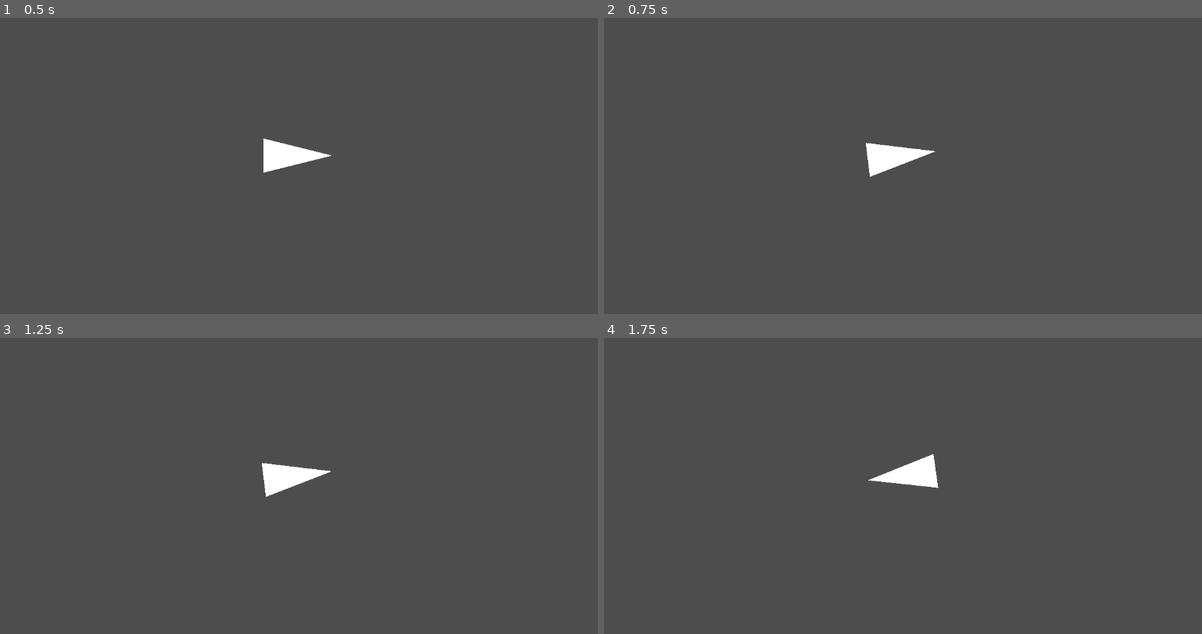
Above: before the commit, frames 1-4 (two rows, left to right).
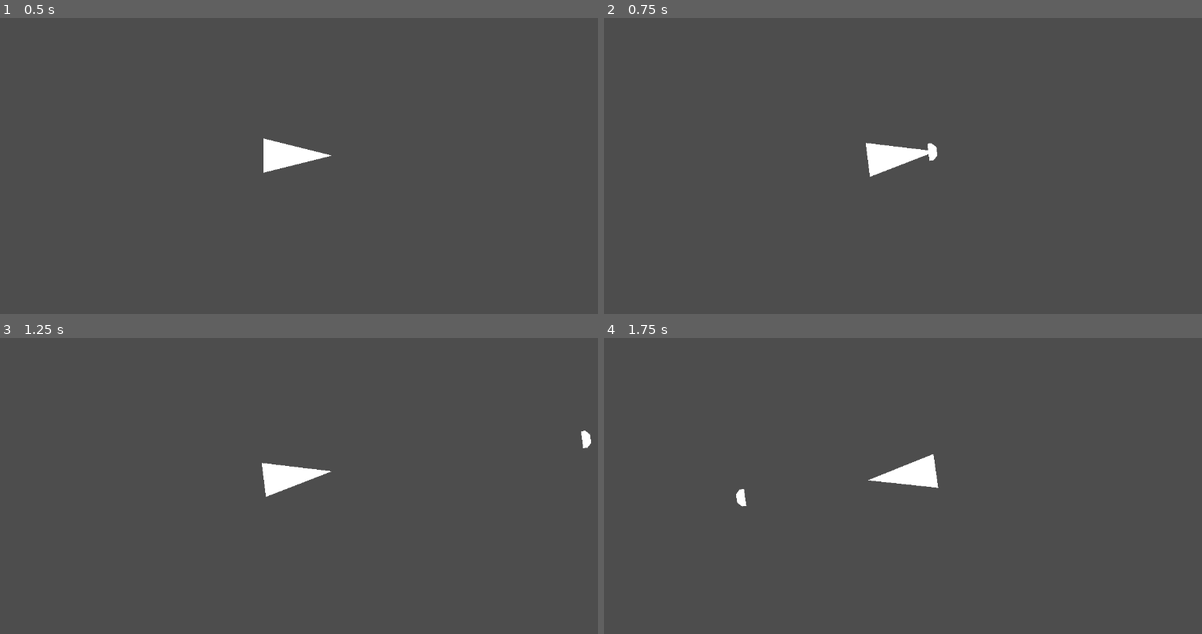
Above: after the commit, the same moments.

Repository: BlurryGames/GodotFundamentals
Game: Godot game, scene res://player.tscn
The game is run twice, just before and just after one commit, with the same random seed, the same clock (stepped at 60 frames per second) and the same inputs. Before the commit the project has no main scene; this scene is started directly in both runs.
Inputs (mouse positions are in pixels of both pictures, inside the frame that each line leads up to):
- Up to frame 1 (0.5 s): no input
- Up to frame 2 (0.75 s): tap Enter at 0.5 s; move the mouse to (1040, 139) at 0.52 s; click (1040, 139) at 0.67 s
- Up to frame 3 (1.25 s): no input
- Up to frame 4 (1.75 s): move the mouse to (777, 491) at 1.27 s; click (777, 491) at 1.42 s

Frame 1 is identical in both runs. In frame 2, less than 0.1% of the frame differs, in the area x 54-56%, y 42-49%; in frame 3, less than 0.1%; in frame 4, less than 0.1%, in the area x 22-24%, y 51-58%.

Commit message:
Section1: Get Started Project / Lesson6: Firing Bullets

Diff:
--- a/bullet.tscn
+++ b/bullet.tscn
@@ -4,6 +4,8 @@
 radius = 20.0
 
 [node name="Bullet" type="RigidBody2D" unique_id=1275488272]
+top_level = true
+gravity_scale = 0.0
 
 [node name="CollisionShape2D" type="CollisionShape2D" parent="." unique_id=791306276]
 shape = SubResource("CircleShape2D_rtl8c")
--- a/player.gd
+++ b/player.gd
@@ -1,4 +1,6 @@
 class_name Player extends Node2D
+
+@export var bullet_scene: PackedScene = null
 
 func _ready() -> void:
 	print("Hello World!")
@@ -9,4 +11,7 @@
 func _input(event: InputEvent) -> void:
 	if event is InputEventMouseButton:
 		if event.is_pressed():
-			print("Shoot!")
+			var bullet: RigidBody2D = bullet_scene.instantiate()
+			add_child(bullet)
+			bullet.set_global_transform(get_global_transform())
+			bullet.apply_central_impulse(get_global_transform().x * 1_000.0)
--- a/player.tscn
+++ b/player.tscn
@@ -1,9 +1,11 @@
 [gd_scene format=3 uid="uid://bjytmwpdbx0y3"]
 
 [ext_resource type="Script" uid="uid://bor1k55vpvgh4" path="res://player.gd" id="1_onrkg"]
+[ext_resource type="PackedScene" uid="uid://bdr1ytv6l6jwr" path="res://bullet.tscn" id="2_onrkg"]
 
 [node name="Player" type="Node2D" unique_id=554543945]
 script = ExtResource("1_onrkg")
+bullet_scene = ExtResource("2_onrkg")
 
 [node name="Camera2D" type="Camera2D" parent="." unique_id=692971687]
 
--- a/project.godot
+++ b/project.godot
@@ -11,6 +11,7 @@
 [application]
 
 config/name="GodotFundamentals"
+run/main_scene="uid://bjytmwpdbx0y3"
 config/features=PackedStringArray("4.6", "Forward Plus")
 config/icon="res://icon.svg"
 
